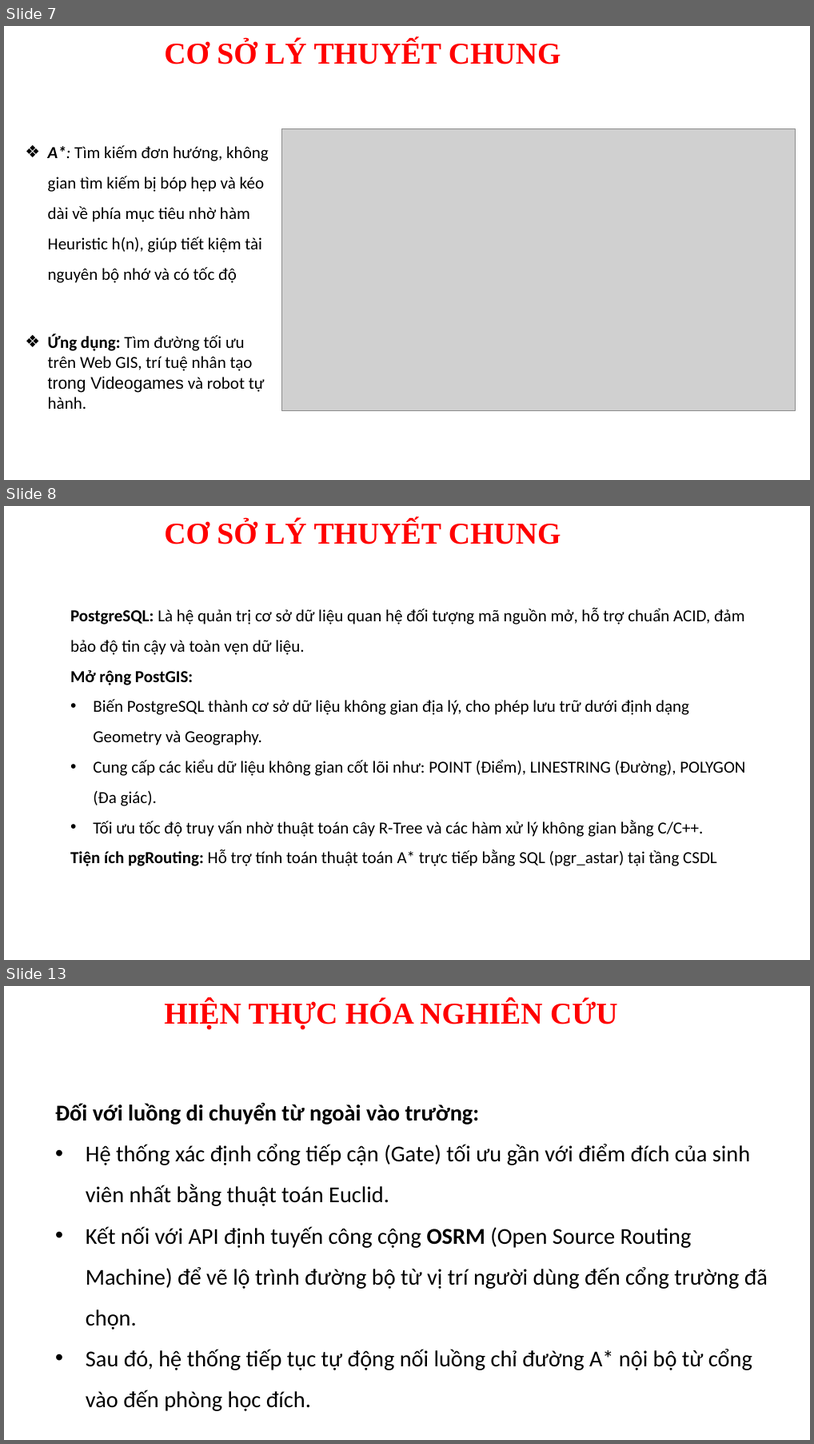
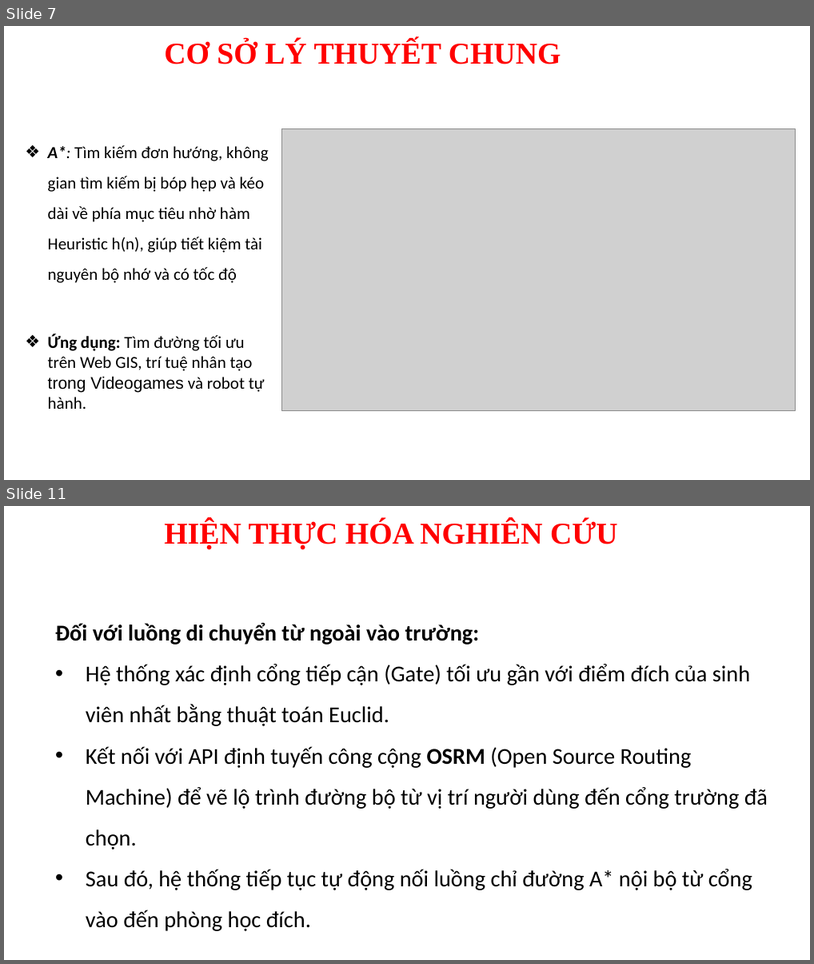
Before and after one commit to NhatThanh115/tn-da22tta-110122017-maitranthanhnhat-bandosodhtv, a slide deck: docs/Mai Trần Thanh Nhật - Khóa luận.pptx. Shown one above the other, each under a label of ours: slides 7, 8 and 13 before the commit, slides 7 and 11 after it; the slides between them are not shown. The pictures are 814x1444 and 814x964 pixels, drawn with LibreOffice and Linux fonts; fonts in the diff are those of the drawing; grey boxes stand for pictures; background and template pictures are left out. Boxes give left, top, right and bottom in pixels: in the first picture for what was removed or moved away, otherwise in the second. Text is boxed around its words. In the diff, an @@ line names an element or a change of style, - is before the commit and + after.

```diff
--- a/docs/Mai Trần Thanh Nhật - Khóa luận.pptx
+++ b/docs/Mai Trần Thanh Nhật - Khóa luận.pptx
@@ slide 8 removed at [4,506,810,960], background #FFFFFF @@
@@ title removed at [164,520,562,544] @@
-CƠ SỞ LÝ THUYẾT CHUNG
@@ text removed at [70,608,746,866] @@
-PostgreSQL: Là hệ quản trị cơ sở dữ liệu quan hệ đối tượng mã nguồn mở, hỗ trợ chuẩn ACID, đảm bảo độ tin cậy và toàn vẹn dữ liệu.
-Mở rộng PostGIS:
-  • Biến PostgreSQL thành cơ sở dữ liệu không gian địa lý, cho phép lưu trữ dưới định dạng Geometry và Geography.
-  • Cung cấp các kiểu dữ liệu không gian cốt lõi như: POINT (Điểm), LINESTRING (Đường), POLYGON (Đa giác).
-  • Tối ưu tốc độ truy vấn nhờ thuật toán cây R-Tree và các hàm xử lý không gian bằng C/C++.
-Tiện ích pgRouting: Hỗ trợ tính toán thuật toán A* trực tiếp bằng SQL (pgr_astar) tại tầng CSDL
@@ what was slide 13 is now slide 11 @@
```
Also in this commit, not shown: 9 slides changed, 1 other slide removed, 16 other files.
